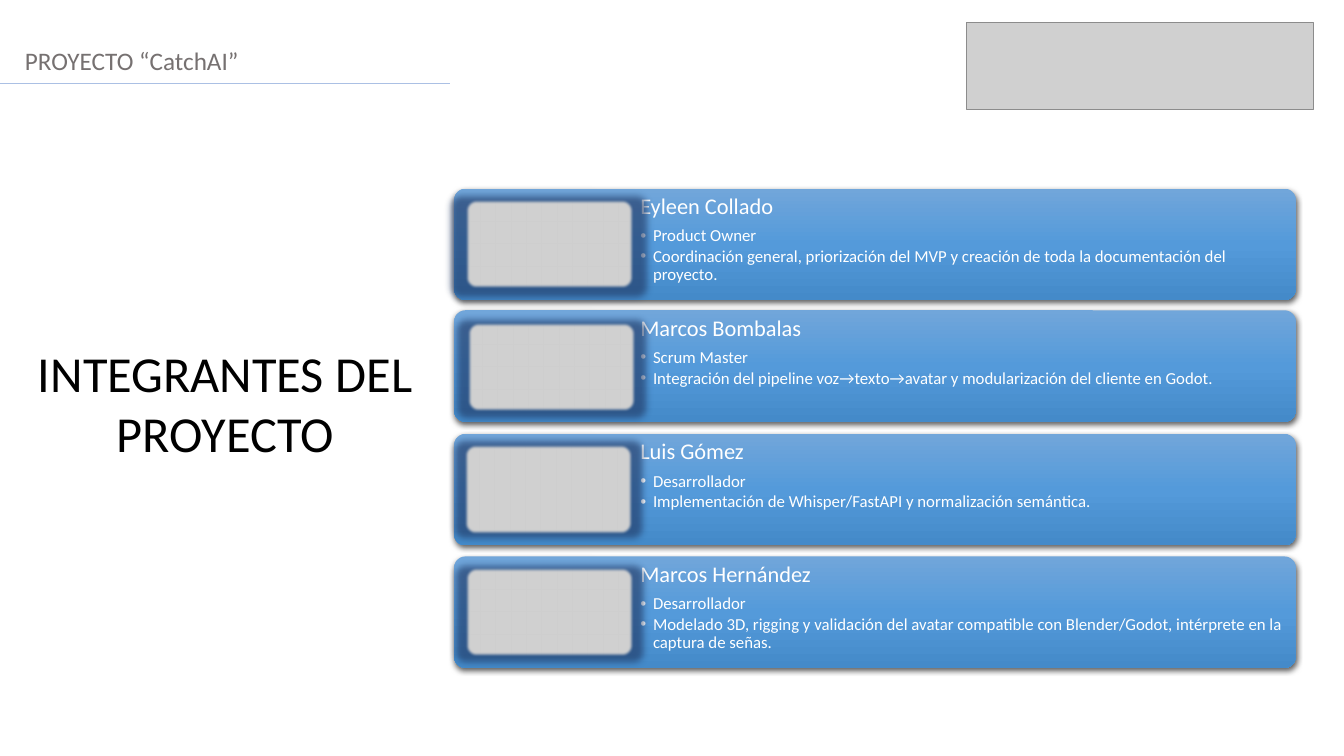
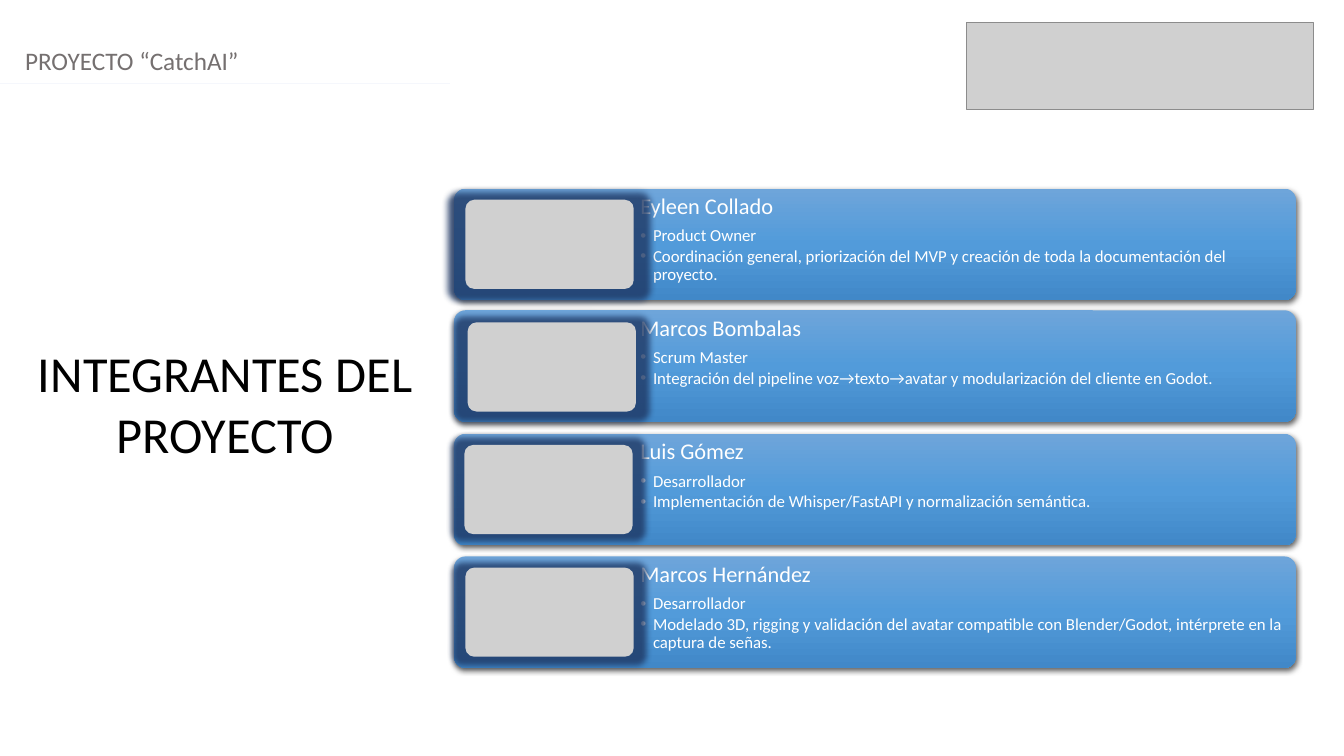
Before and after one commit to eypino/CatchAI, a slide deck: slide 2 of Fase 3/Evidencias Grupales/Presentación Final del proyecto (Español).pptx. Drawn at 1344x756 pixels with LibreOffice and Linux fonts; fonts in the diff are those of the drawing; grey boxes stand for pictures. Boxes give left, top, right and bottom in pixels: in the first picture for what was removed or moved away, otherwise in the second. Text is boxed around its words. In the diff, an @@ line names an element or a change of style, - is before the commit and + after.

```diff
--- a/Fase 3/Evidencias Grupales/Presentación Final del proyecto (Español).pptx
+++ b/Fase 3/Evidencias Grupales/Presentación Final del proyecto (Español).pptx
@@ text "PROYECTO “CatchAI”" at [25, 52, 238, 70]: text colour #767171 to #757070 @@
@@ line (0, 84) - (451, 84): stroke #ABC0E4 1.25 pt to #F5F7FC 1.25 pt @@
@@ fill gradient #71A6DB to #559BDB to #448ACA to gradient #6EA5DA to #529BDA to #4188C8 in 4 elements at [455, 189, 1297, 300], [455, 311, 1297, 422], [455, 434, 1297, 545], [455, 557, 1297, 668] @@
@@ less space between paragraphs; more space between paragraphs in 4 elements at [640, 195, 1226, 283], [640, 317, 1213, 387], [640, 441, 1091, 510], [640, 563, 1281, 651] @@
```
Also in this commit, not shown: 11 other slides changed.
